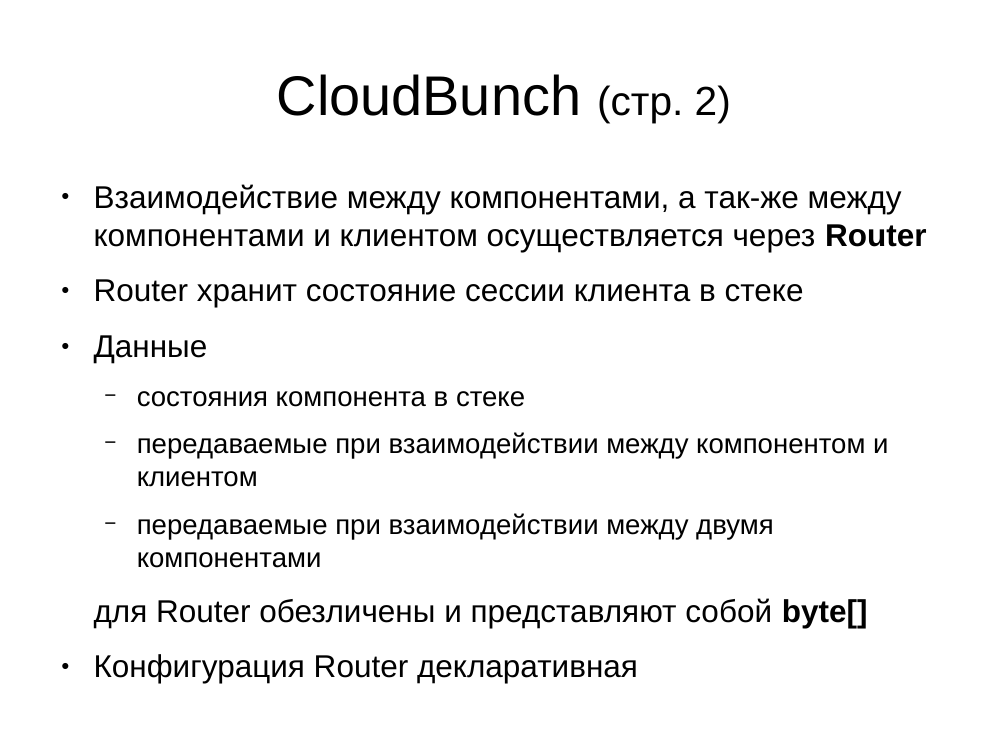
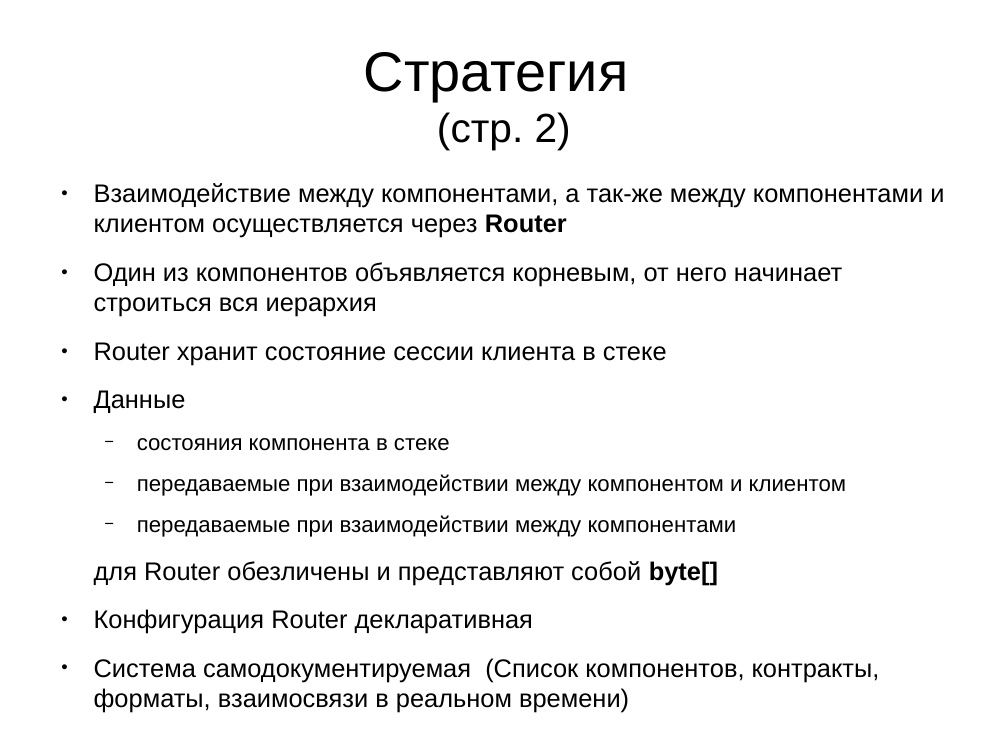
Before and after one commit to krieven/Stacker, a slide deck: slide 9 of conception/presentation1.odp (slide 8 before the commit). Drawn at 1008x756 pixels with LibreOffice and Linux fonts; fonts in the diff are those of the drawing. Boxes give left, top, right and bottom in pixels: in the first picture for what was removed or moved away, otherwise in the second. Text is boxed around its words. In the diff, an @@ line names an element or a change of style, - is before the commit and + after.

```diff
--- a/conception/presentation1.odp
+++ b/conception/presentation1.odp
@@ title at (364, 52, 629, 150): text changed @@
-CloudBunch (стр. 2)
+Стратегия
+(стр. 2)
@@ text at (94, 183, 944, 634): size 24.8 to 20 pt in "Взаимодействие между компонентами, а так-же между компонента ...", "Router хранит состояние сессии клиента в стеке", "Данные", "для Router обезличены и представляют собой byte[]" and 1 more places; size 21.7 to 17.5 pt in "состояния компонента в стеке", "передаваемые при взаимодействии между компонентом и клиентом" @@
@@ text at (94, 262, 842, 317): paragraph added @@
+● Один из компонентов объявляется корневым, от него начинает строиться вся иерархия
@@ text at (137, 515, 737, 537): text changed; size 21.7 to 17.5 pt @@
-  − передаваемые при взаимодействии между двумя компонентами
+  − передаваемые при взаимодействии между компонентами
@@ text at (94, 658, 880, 713): paragraph added @@
+● Система самодокументируемая (Список компонентов, контракты, форматы, взаимосвязи в реальном времени)
```
Also in this commit, not shown: 9 other slides changed, 3 slides added, 20 other files.
